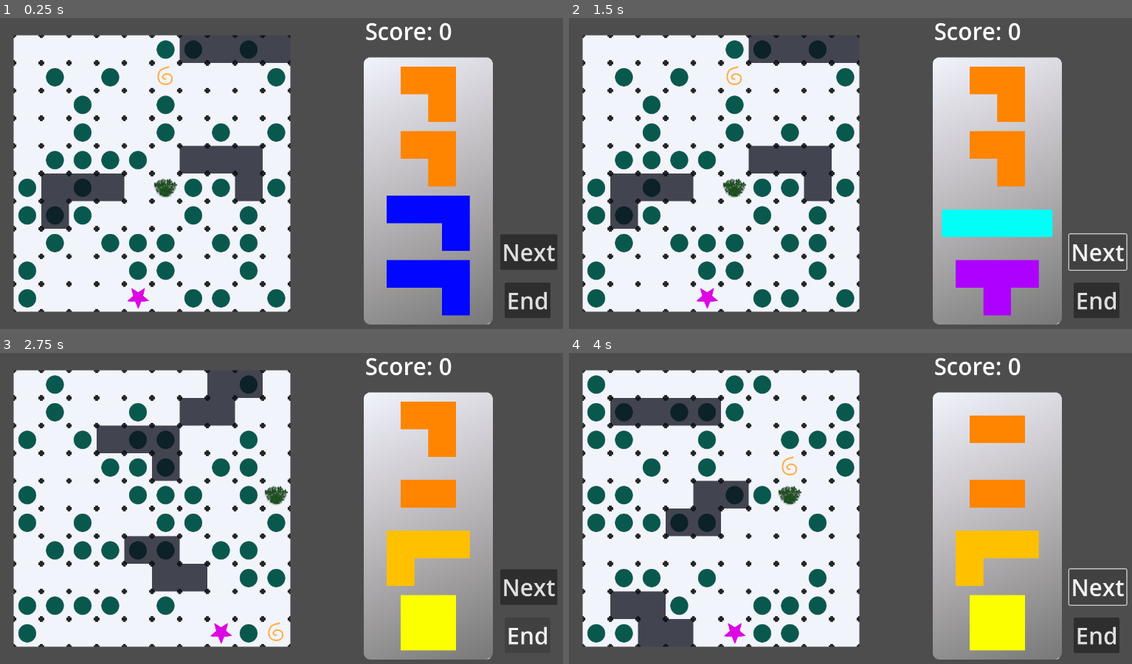
Above: before the commit, frames 1-4 (two rows, left to right).
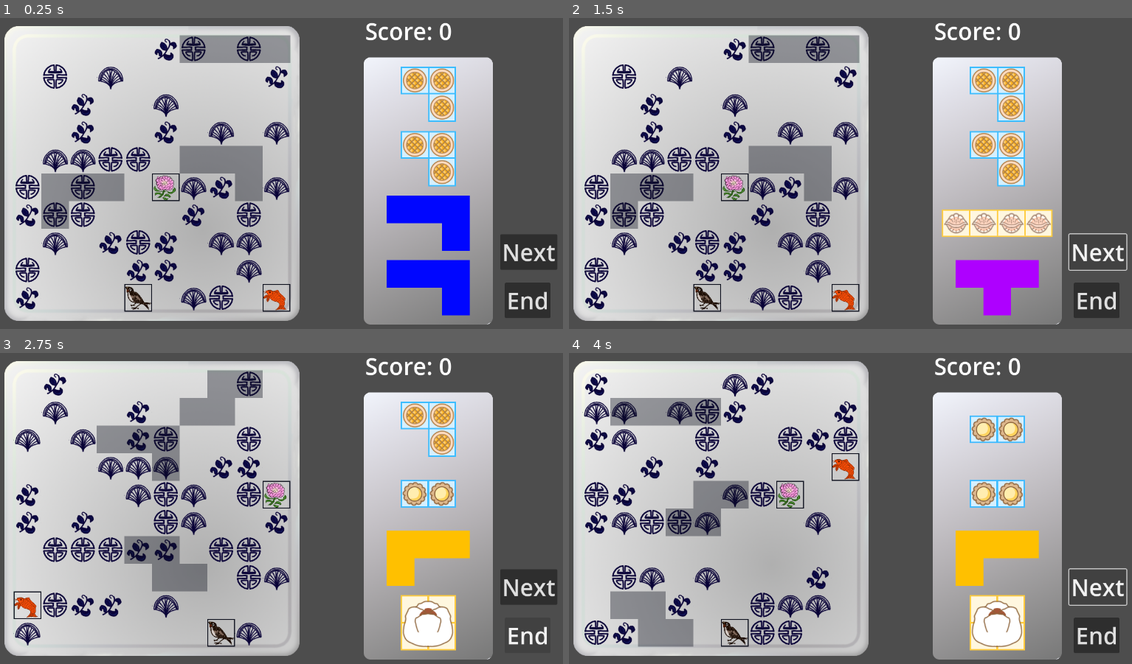
Above: after the commit, the same moments.

Repository: mDuo13/ld54
Game: Godot game, scene res://Scenes/PlayGame.tscn
The game is run twice, just before and just after one commit, with the same random seed, the same clock (stepped at 60 frames per second) and the same inputs.
Inputs:
- Up to frame 1 (0.25 s): no input
- Up to frame 2 (1.5 s): click "Next" at 0.5 s; click "Next" at 1.25 s
- Up to frame 3 (2.75 s): click "End" at 2 s
- Up to frame 4 (4 s): click "End" at 2.75 s; click "Next" at 3.5 s

The runs differ from the first frame. In frame 1, 50% of the frame differs, in the area x 0-81%, y 2-98%; in frame 2, 51%, in the area x 0-86%, y 2-98%; in frame 3, 51%; in frame 4, 51%.

Commit message:
Start putting real graphics in

Diff:
--- a/Scenes/Piece.tscn
+++ b/Scenes/Piece.tscn
@@ -4,7 +4,7 @@
 [ext_resource type="Texture2D" uid="uid://d33xnwoinj2ew" path="res://Assets/2_Piece.png" id="1_x6ncf"]
 
 [node name="Piece" type="CharacterBody2D"]
-z_index = 5
+z_index = 3
 input_pickable = true
 motion_mode = 1
 script = ExtResource("1_wsu13")
--- a/Scenes/PlayGame.tscn
+++ b/Scenes/PlayGame.tscn
@@ -6,6 +6,7 @@
 [ext_resource type="Script" path="res://Scripts/piece_manager.gd" id="4_g3j14"]
 [ext_resource type="Script" path="res://Scripts/plate.gd" id="5_eb8rb"]
 [ext_resource type="Script" path="res://Scenes/UI.gd" id="6_l581x"]
+[ext_resource type="Texture2D" uid="uid://b8yp3ihvvmub2" path="res://Assets/plate_bg.png" id="6_upbwx"]
 
 [sub_resource type="RectangleShape2D" id="RectangleShape2D_8btvs"]
 size = Vector2(600, 600)
@@ -27,7 +28,7 @@
 1:0/0/physics_layer_0/linear_velocity = Vector2(0, 0)
 1:0/0/physics_layer_0/angular_velocity = 0.0
 1:0/0/physics_layer_0/polygon_0/points = PackedVector2Array(-30, -30, 30, -30, 30, 30, -30, 30)
-1:0/0/custom_data_1 = 3
+1:0/0/custom_data_0 = 1
 2:0/0 = 0
 2:0/0/physics_layer_0/linear_velocity = Vector2(0, 0)
 2:0/0/physics_layer_0/angular_velocity = 0.0
@@ -35,6 +36,7 @@
 3:0/0 = 0
 3:0/0/physics_layer_0/linear_velocity = Vector2(0, 0)
 3:0/0/physics_layer_0/angular_velocity = 0.0
+3:0/0/custom_data_0 = 1
 0:1/0 = 0
 0:1/0/physics_layer_0/linear_velocity = Vector2(0, 0)
 0:1/0/physics_layer_0/angular_velocity = 0.0
@@ -68,6 +70,7 @@
 1:3/0 = 0
 1:3/0/physics_layer_0/linear_velocity = Vector2(0, 0)
 1:3/0/physics_layer_0/angular_velocity = 0.0
+1:3/0/custom_data_1 = 3
 2:3/0 = 0
 2:3/0/physics_layer_0/linear_velocity = Vector2(0, 0)
 2:3/0/physics_layer_0/angular_velocity = 0.0
@@ -115,13 +118,19 @@
 cell_quadrant_size = 60
 format = 2
 layer_0/name = "base"
+layer_0/z_index = 1
 layer_1/name = "food"
 layer_1/enabled = true
-layer_1/modulate = Color(1, 1, 1, 0.768627)
+layer_1/modulate = Color(1, 1, 1, 0.376471)
 layer_1/y_sort_enabled = false
 layer_1/y_sort_origin = 0
-layer_1/z_index = 1
+layer_1/z_index = 4
 layer_1/tile_data = PackedInt32Array()
+
+[node name="Sprite2D" type="Sprite2D" parent="Plate"]
+texture = ExtResource("6_upbwx")
+centered = false
+offset = Vector2(-20, -20)
 
 [node name="UI" type="CanvasLayer" parent="."]
 script = ExtResource("6_l581x")
--- a/Scripts/piece.gd
+++ b/Scripts/piece.gd
@@ -234,7 +234,7 @@
 		Vector2i(position) /
 		Vector2i(gridw, gridh)
 	) * Vector2i(gridw, gridh)) + from_center
-	print("snap_pos:", new_pos)
+	#print("snap_pos:", new_pos)
 	if test_only:
 		return new_pos
 	else:
--- a/Scripts/plate.gd
+++ b/Scripts/plate.gd
@@ -22,8 +22,10 @@
 
 var TILE_TYPES = {
 	"empty": Vector2(0,0),
-	"blocked": Vector2(1, 0),
-	"scoring": Vector2(2, 0),
+	"blocked": Vector2(1, 3),
+	"scoring": Vector2(1, 0),
+	"scoring_2": Vector2(2, 0),
+	"scoring_3": Vector2(3, 0),
 	"special_1": Vector2(0, 1),
 	"special_2": Vector2(1, 1),
 	"special_3": Vector2(2, 1),
@@ -39,7 +41,9 @@
 }
 
 @export var bag_contents := {
-	"scoring": 40,
+	"scoring": 13,
+	"scoring_2": 13,
+	"scoring_3": 13,
 	"special_1": 1,
 	"special_2": 1,
 	"special_3": 1
@@ -105,11 +109,10 @@
 		possible_locs.shuffle()
 		while possible_locs:
 			if not possible_locs.size():
-				print("oh shit, out of legal placements for blocker #", i)
+				print("oh no, out of legal placements for blocker #", i)
 				break
 			var loc = possible_locs.pop_back()
-			# TBD: cells2d?
-			var cells_placed = test_piece_placement(loc, blk.piece.cells, "blocked")
+			var cells_placed = test_piece_placement(loc, blk.piece.cells, "blocked", true)
 			if not cells_placed.size():
 				continue # try another loc
 			else:
@@ -224,7 +227,7 @@
 		print("Encircled?:", is_encircled(map_coords))
 		#cycle_food_at(map_coords)
 
-func test_piece_placement(base_coords:Vector2i, cells2d: Array, color: String) -> Array:
+func test_piece_placement(base_coords:Vector2i, cells2d: Array, color: String, dont_overlap_specials=false) -> Array:
 	## Really the return type is Array[Vector2i] except sometimes it's empty
 	var q_change = []
 	for dy in range(cells2d.size()):
@@ -235,13 +238,16 @@
 			var cell_coords = base_coords + Vector2i(dx, dy)
 
 			if oob(cell_coords):
-				print("oob piece drop @ square", cell_coords)
+				#print("oob piece drop @ square", cell_coords)
 				return []
 			if is_occupied(cell_coords):
-				print("blocked @", cell_coords)
+				#print("blocked @", cell_coords)
 				return []
 			if adacent_to_color(cell_coords, color):
-				print("adjacency problem @", cell_coords)
+				#print("adjacency problem @", cell_coords)
+				return []
+			if dont_overlap_specials and scoring_at(cell_coords) > 1:
+				#print("not supposed to overlap special @", cell_coords)
 				return []
 			q_change.append(cell_coords)
 	return q_change
@@ -269,10 +275,7 @@
 	var _scored_specials = check_for_circled_specials()
 	#TODO: actually do score and animation stuff
 
-	# snap piece's actual position & make it
-	#piece.snap_to(60,60)
 	piece.input_pickable = false
-	piece.modulate.a = 0.4 # temp, for visibility
 	piece.remove_from_group("Unplaced Pieces")
 
 	print(pos, piece)
--- a/project.godot
+++ b/project.godot
@@ -38,10 +38,12 @@
 rotate_clockwise={
 "deadzone": 0.5,
 "events": [Object(InputEventMouseButton,"resource_local_to_scene":false,"resource_name":"","device":-1,"window_id":0,"a …(253 unchanged characters)…
+, Object(InputEventKey,"resource_local_to_scene":false,"resource_name":"","device":-1,"window_id":0,"alt_pressed":false,"shift_pressed":false,"ctrl_pressed":false,"meta_pressed":false,"pressed":false,"keycode":0,"physical_keycode":88,"key_label":0,"unicode":120,"echo":false,"script":null)
 ]
 }
 rotate_counterclockwise={
 "deadzone": 0.5,
 "events": [Object(InputEventMouseButton,"resource_local_to_scene":false,"resource_name":"","device":-1,"window_id":0,"a …(253 unchanged characters)…
+, Object(InputEventKey,"resource_local_to_scene":false,"resource_name":"","device":-1,"window_id":0,"alt_pressed":false,"shift_pressed":false,"ctrl_pressed":false,"meta_pressed":false,"pressed":false,"keycode":0,"physical_keycode":90,"key_label":0,"unicode":122,"echo":false,"script":null)
 ]
 }
Binary file changed: Assets/2_Piece.png
Binary file changed: Assets/3_Piece.png
Binary file changed: Assets/I_Piece.png
Binary file changed: Assets/O_Piece.png
Binary file changed: Assets/Z_Piece.png
Binary file changed: Assets/board_tiles.png
Binary file added: Assets/plate_bg.png
Not shown, added: Assets/plate_bg.png.import
Not shown: 1 places in Scenes/PlayGame.tscn that only renumber resources
Not shown, changed: rr-todo.txt
Not shown, changed: Assets/board_tiles.xcf
Not shown, added: Assets/plate_bg.xcf
